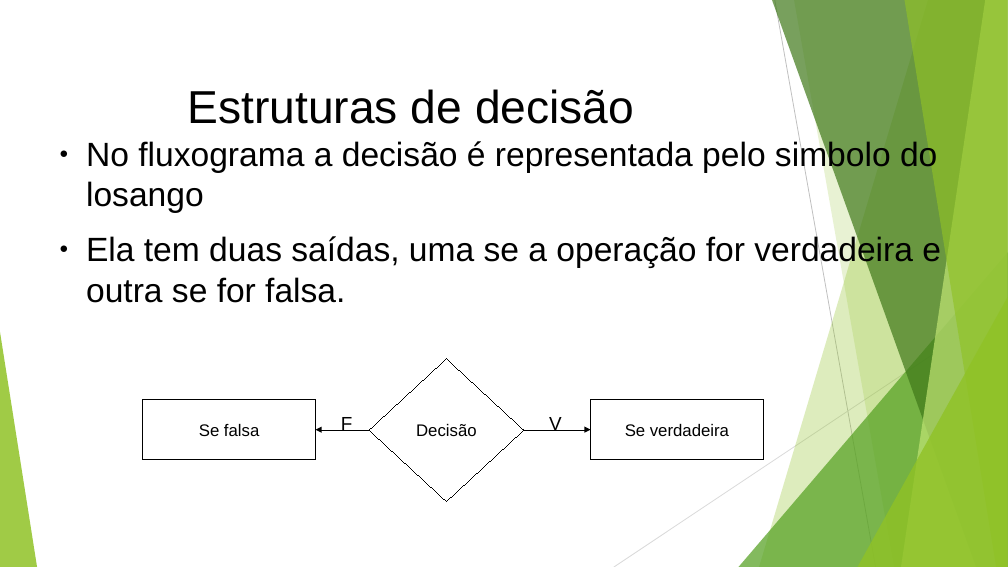
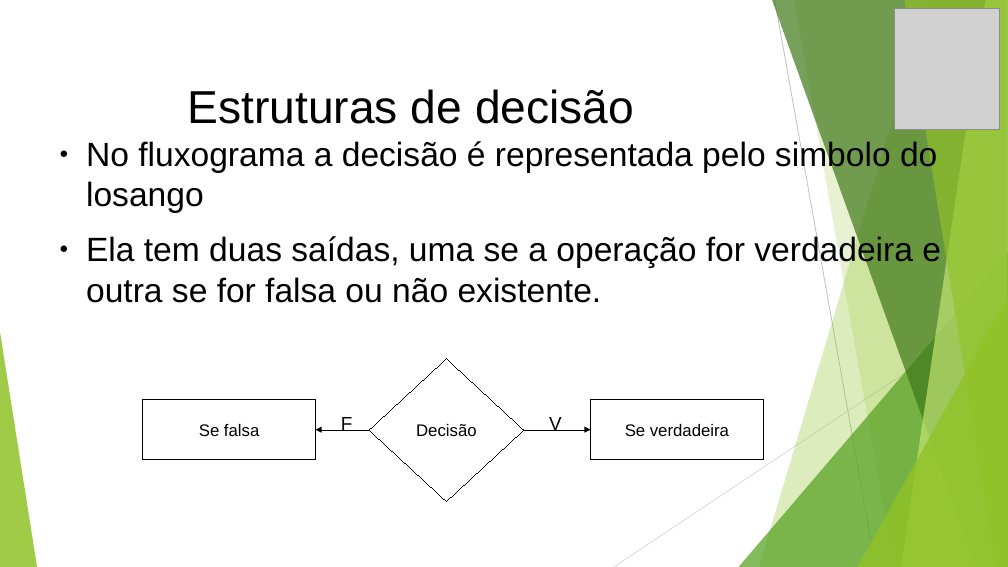
Before and after one commit to profdouglasifsp/LOG-estruturasDeDecisao, a slide deck: slide 9 of logicaDeProgramacaoEstruturasDeDecisao.odp. Drawn at 1008x567 pixels with LibreOffice and Linux fonts; fonts in the diff are those of the drawing; grey boxes stand for pictures. Boxes give left, top, right and bottom in pixels: in the first picture for what was removed or moved away, otherwise in the second. Text is boxed around its words. In the diff, an @@ line names an element or a change of style, - is before the commit and + after.

```diff
--- a/logicaDeProgramacaoEstruturasDeDecisao.odp
+++ b/logicaDeProgramacaoEstruturasDeDecisao.odp
@@ picture added at box(895, 8, 1000, 130) @@
@@ text at box(86, 234, 941, 303): text changed @@
-● Ela tem duas saídas, uma se a operação for verdadeira e outra se for falsa.
+● Ela tem duas saídas, uma se a operação for verdadeira e outra se for falsa ou não existente.
```
Also in this commit, not shown: 23 other slides changed, 5 other files.
